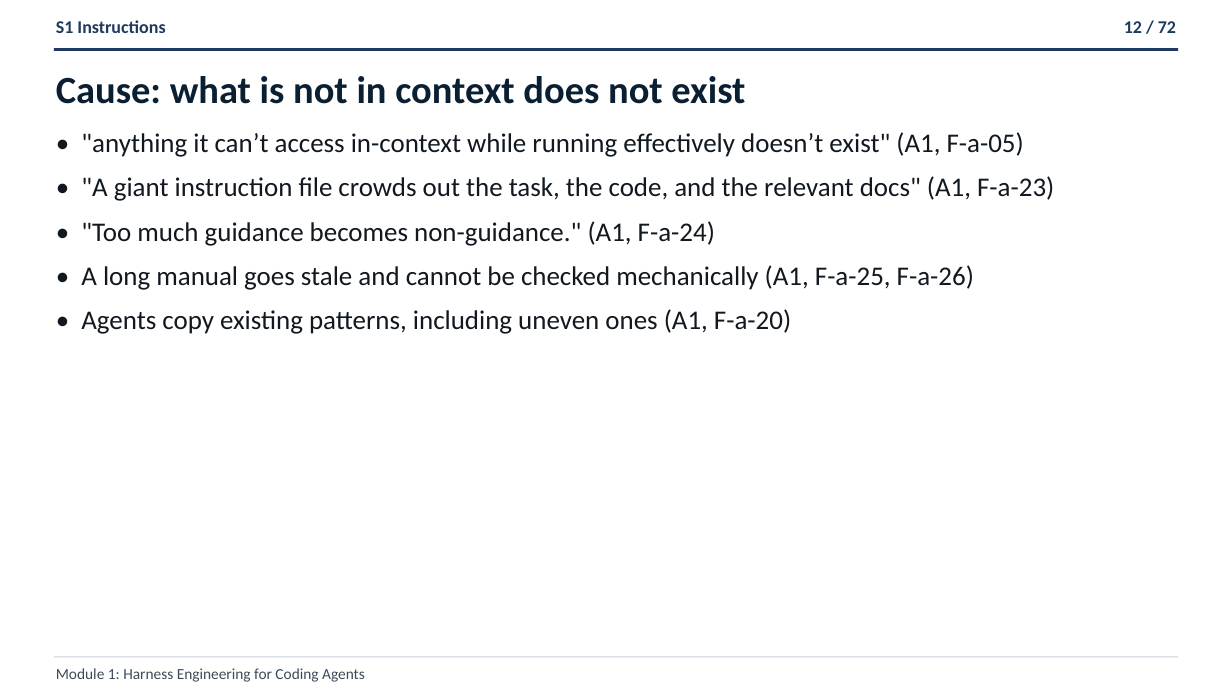
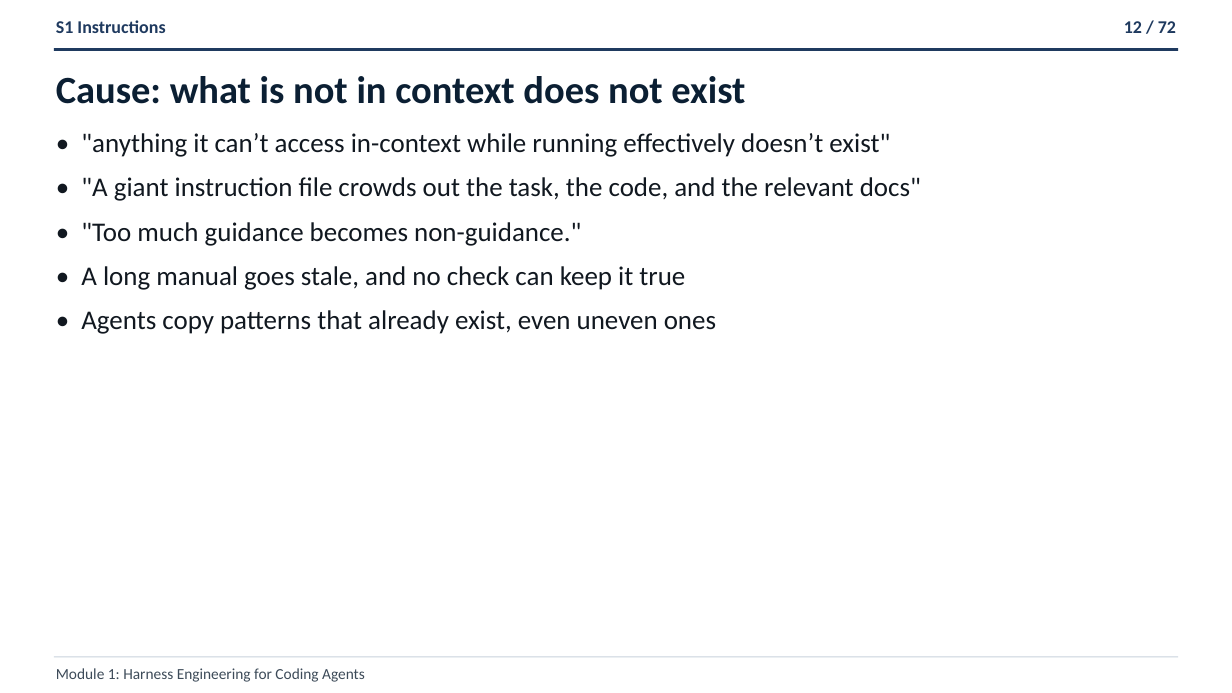
Before and after one commit to ANI-IN/shipharness-dev, a slide deck: slide 12 of slides/deck.pptx. Drawn at 1232x693 pixels with LibreOffice and Linux fonts; fonts in the diff are those of the drawing. Boxes give left, top, right and bottom in pixels: in the first picture for what was removed or moved away, otherwise in the second. Text is boxed around its words. In the diff, an @@ line names an element or a change of style, - is before the commit and + after.

```diff
--- a/slides/deck.pptx
+++ b/slides/deck.pptx
@@ text at <box>81,133,921,334</box>: text changed @@
-• "anything it can’t access in-context while running effectively doesn’t exist" (A1, F-a-05)
-• "A giant instruction file crowds out the task, the code, and the relevant docs" (A1, F-a-23)
-• "Too much guidance becomes non-guidance." (A1, F-a-24)
-• A long manual goes stale and cannot be checked mechanically (A1, F-a-25, F-a-26)
-• Agents copy existing patterns, including uneven ones (A1, F-a-20)
+• "anything it can’t access in-context while running effectively doesn’t exist"
+• "A giant instruction file crowds out the task, the code, and the relevant docs"
+• "Too much guidance becomes non-guidance."
+• A long manual goes stale, and no check can keep it true
+• Agents copy patterns that already exist, even uneven ones
```
Also in this commit, not shown: 67 other slides changed, 12 other files.
